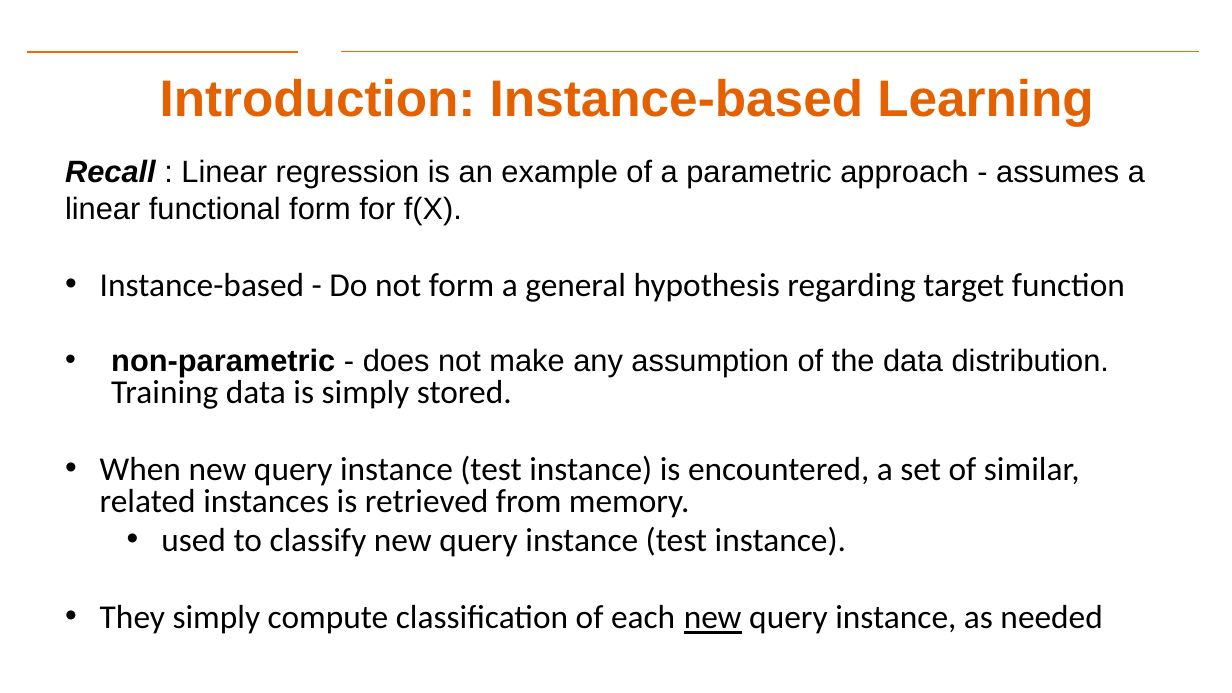
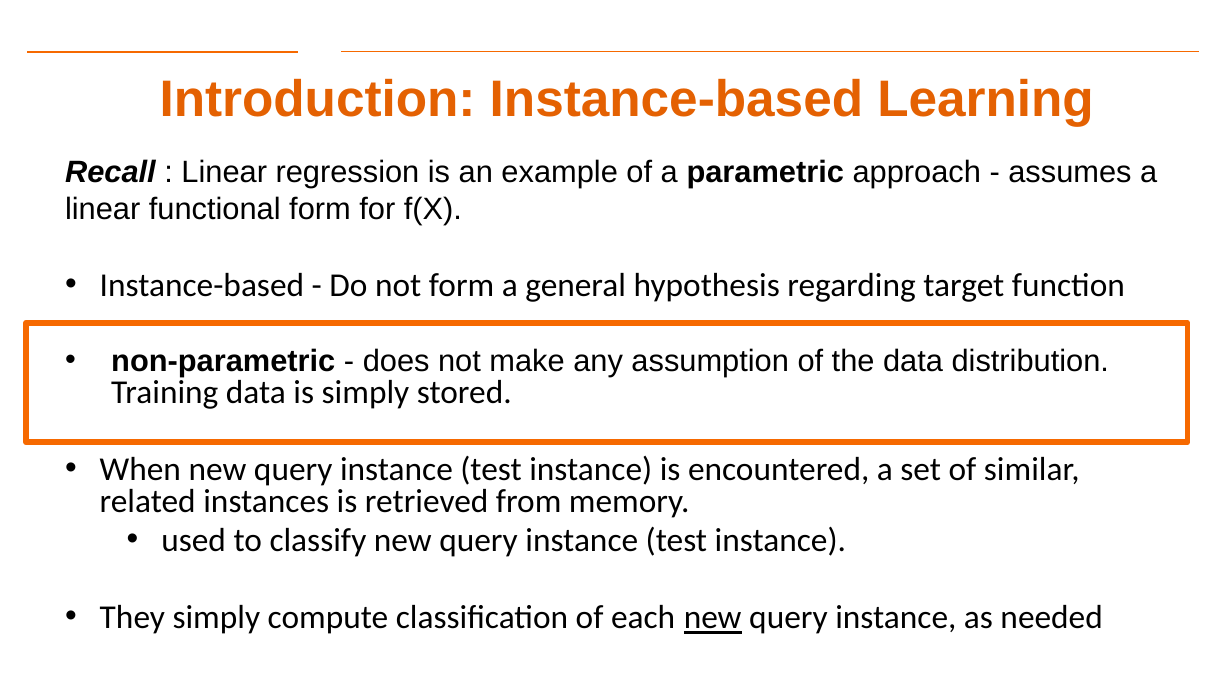
Before and after one commit to aiforsec/RIT-DSCI-633-FDS, a slide deck: slide 5 of Syllabus/Lecture08/Lec08.pptx. Drawn at 1232x693 pixels with LibreOffice and Linux fonts; fonts in the diff are those of the drawing; background and template pictures are left out. Boxes give left, top, right and bottom in pixels: in the first picture for what was removed or moved away, otherwise in the second. Text is boxed around its words. In the diff, an @@ line names an element or a change of style, - is before the commit and + after.

```diff
--- a/Syllabus/Lecture08/Lec08.pptx
+++ b/Syllabus/Lecture08/Lec08.pptx
@@ text at [65, 159, 1157, 225]: bold on in "parametric" @@
@@ rectangle added at [26, 323, 1188, 442], outline #F66900 4.5 pt @@
```
Also in this commit, not shown: 2 other slides changed, 5 slides removed, 1 other file.
